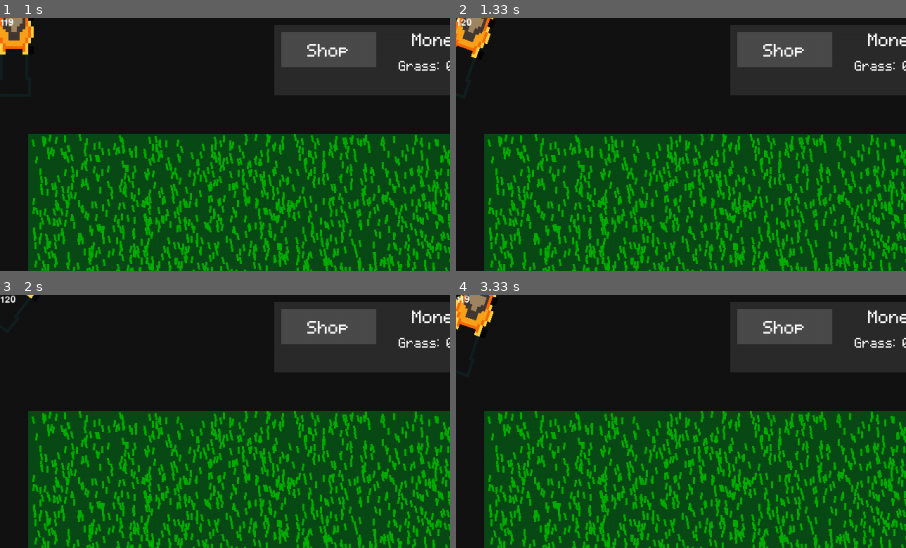
Above: before the commit, frames 1-4 (two rows, left to right).
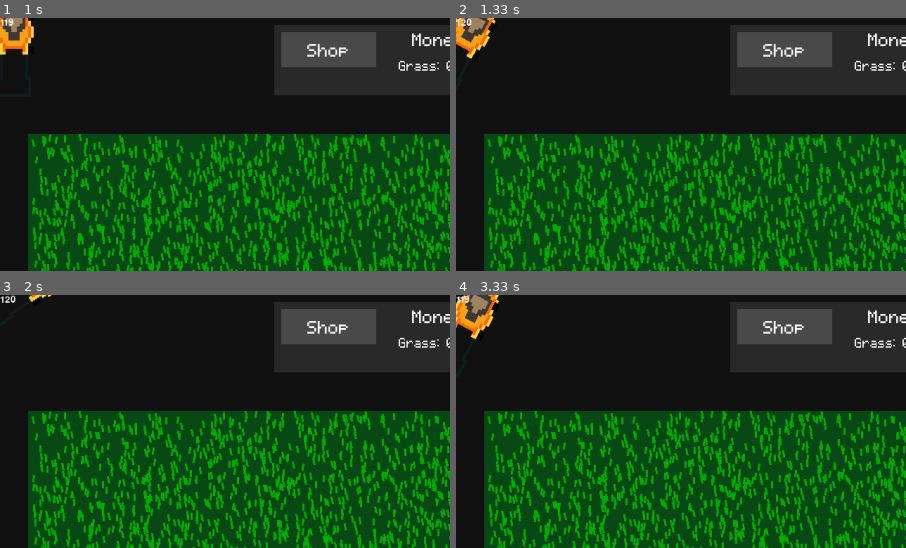
Above: after the commit, the same moments.

Repository: Acaippa/pygame-lawnmower
Game: pygame game, started from ver 0.3/main.py
Two runs of this game, one before a commit and one after it. Both use one fixed random seed, a clock stepped at 60 frames per second and the inputs below.
Inputs (mouse positions are % of the whole screen's width and height, from its top left):
- Up to frame 1 (1 s): click (50, 28) at 0.38 s; click (21, 27) at 0.72 s
- Up to frame 2 (1.33 s): hold Right from 1 s (still down)
- Up to frame 3 (2 s): release Right at 1.47 s; hold Up 1.5-1.8 s; hold Right from 1.83 s (still down)
- Up to frame 4 (3.33 s): release Right at 2.3 s; hold Left 2.33-2.87 s; hold Down 2.9-3.2 s; hold Left from 3.23 s (still down)
The pictures show only the part of the screen within x 0-50%, y 0-50%; the shares and areas given below are measured in that part.

Frame 1 is identical in both runs. In frame 2, 0.4% of the frame differs, in the area x 0-9%, y 0-17%; in frame 3, less than 0.1%; in frame 4, 0.7%, in the area x 0-10%, y 0-18%.

Commit message:
Add shaking to mower

Diff:
--- a/ver 0.3/modules/UI/shop_menu.py
+++ b/ver 0.3/modules/UI/shop_menu.py
@@ -49,7 +49,7 @@
 		for index, mower in enumerate(self.mowers):
 			self.mower_dict[index] = Mower(self, dict=mower)
 
-			container = Container(self, container=self.mower_section, background="#5f5f5f", padding=5, align="left", direction="bottom", size=(100, 120))
+			container = Container(self, container=self.mower_section, background="#2f2f2f", padding=5, align="left", direction="bottom", size=(100, 120))
 			Image(self, container=container, image=mower["image"], size=(100, 100))
 			Text(self, container=container, text=str(mower["price"]))
 
--- a/ver 0.3/modules/game/mower.py
+++ b/ver 0.3/modules/game/mower.py
@@ -1,5 +1,6 @@
 import pygame
 from math import*
+from random import *
 
 class Mower:
 	def __init__(self, parent, **kwargs):
@@ -27,6 +28,8 @@
 
 		self.image = pygame.transform.scale(self.image, self.size)
 
+		self.shaking = True
+
 		self.delta_time = 0
 
 	def update(self, dt):
@@ -39,7 +42,7 @@
 	def draw(self):
 		self.rotated_image = pygame.transform.rotate(self.image, self.angle)
 		self.rect = self.rotated_image.get_rect(center=self.pos)
-		self.display_surface.blit(self.rotated_image, self.rect)
+		self.display_surface.blit(self.rotated_image, ((self.rect[0] - 1 * sin(radians(randint(0, 360)))), self.rect[1] - 1 * cos(radians(randint(0, 360)))))
 
 	def input(self):
 		rads = radians(self.angle)
--- a/ver 0.3/modules/game/mowers.json
+++ b/ver 0.3/modules/game/mowers.json
@@ -1,7 +1,7 @@
 {
 	"mowers": [
 		{
-			"speed" : 200, "image" : "images/mowers/mower01.png", "margin" : 20, "price" : 200, "turn_rate" : 60
+			"speed" : 200, "image" : "images/mowers/mower01.png", "margin" : 20, "price" : 200, "turn_rate" : 90
 		}
 	]
 }
